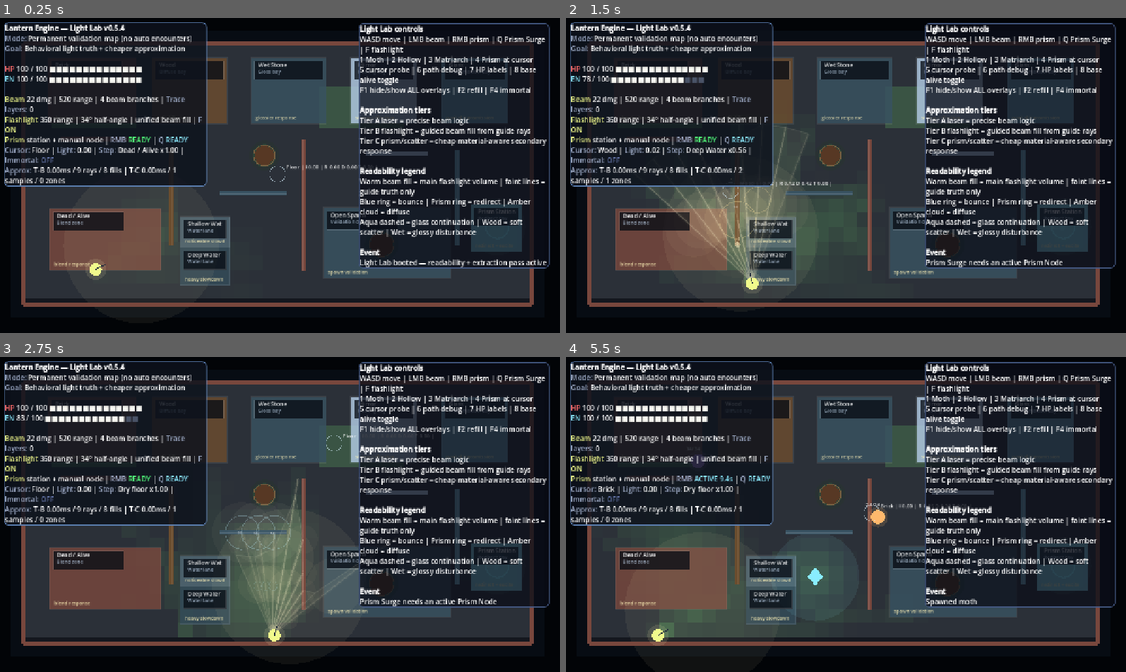
Above: before the commit, frames 1-4 (two rows, left to right).
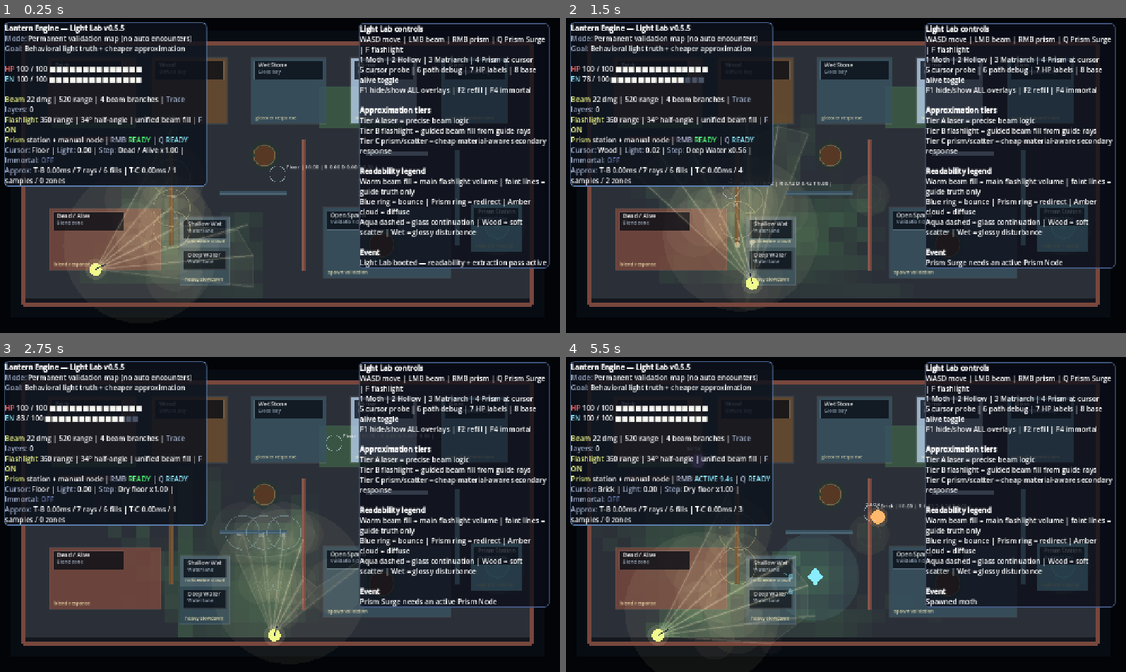
Above: after the commit, the same moments.

Repository: Nopppa/lantern-engine
Game: Godot game, scene res://scenes/main.tscn
The game is run twice, just before and just after one commit, with the same random seed, the same clock (stepped at 60 frames per second) and the same inputs.
Inputs (mouse positions are in pixels of both pictures, inside the frame that each line leads up to):
- Up to frame 1 (0.25 s): no input
- Up to frame 2 (1.5 s): tap Enter (ui_accept) at 0.5, 0.77 s; move the mouse to (969, 159) at 0.52 s; hold D (move_right) 0.53-1.28 s; click (969, 159) at 0.6 s; move the mouse to (728, 191) at 1.27 s; hold S (move_down) from 1.28 s (still down); tap Q (cast_prism_surge) at 1.35 s
- Up to frame 3 (2.75 s): tap Enter (ui_accept) at 1.52, 2 s; move the mouse to (336, 442) at 2.02 s; release S (move_down) at 2.03 s; hold D (move_right) from 2.03 s (still down); tap E (interact) at 2.1 s
- Up to frame 4 (5.5 s): move the mouse to (818, 577) at 2.77 s; release D (move_right) at 2.78 s; hold R (grant_upgrade) 2.78-3.53 s; right-click (818, 577) at 2.85 s; tap Enter (ui_accept) at 3.02, 3.77, 4.52 s; move the mouse to (1014, 561) at 3.52 s; hold A (move_left) 3.53-5.03 s; tap Q (quick_refill) at 3.6 s; move the mouse to (672, 464) at 4.27 s; tap 2 (spawn_hollow) at 4.35 s; move the mouse to (874, 514) at 5.02 s; hold S (move_down) from 5.03 s (still down); tap 1 (spawn_moth) at 5.1 s

The runs differ from the first frame. In frame 1, 3.6% of the frame differs, in the area x 13-46%, y 2-86%; in frame 2, 0.7%; in frame 3, 0.7%; in frame 4, 3.5%.

Commit message:
v0.5.5 light stability and spill fixes

Diff:
--- a/scripts/gameplay/flashlight_visuals.gd
+++ b/scripts/gameplay/flashlight_visuals.gd
@@ -4,12 +4,14 @@
 const LightApproximation = preload("res://scripts/gameplay/light_approximation.gd")
 const LightResponseModel = preload("res://scripts/gameplay/light_response_model.gd")
 const LightSurfaceResolver = preload("res://scripts/gameplay/light_surface_resolver.gd")
+const LightStability = preload("res://scripts/gameplay/light_stability.gd")
 
 static func build_visual_trace(lab) -> Dictionary:
 	if not lab.flashlight_on:
 		return {"segments": [], "zones": [], "debug_points": [], "fills": [], "perf": {}}
 	var config := LightApproximation.config_for_source("flashlight")
 	var ray_count: int = int(config.get("guide_rays", 9))
+	var previous_frontier: Dictionary = lab.approx_flashlight_frontier
 	var max_bounces: int = 1
 	var segments: Array = []
 	var zones: Array = []
@@ -96,46 +98,55 @@
 				})
 			if material_id == "wood":
 				var scatter_dir: Vector2 = Vector2(response["reflect_dir"]).lerp(direction, 0.68).normalized()
-				segments.append({
-					"a": hit_point,
-					"b": hit_point + scatter_dir * remaining * 0.18,
-					"intensity": intensity * 0.12,
-					"kind": "scatter",
-					"material_id": material_id,
-					"bounce_index": bounce_index + 1,
-					"sample": t
-				})
+				var scatter_segment := LightSurfaceResolver._clip_secondary_branch(lab, hit_point, scatter_dir, remaining * 0.18, material_id, false)
+				if not scatter_segment.is_empty():
+					segments.append({
+						"a": scatter_segment["a"],
+						"b": scatter_segment["b"],
+						"intensity": intensity * 0.12,
+						"kind": "scatter",
+						"material_id": material_id,
+						"bounce_index": bounce_index + 1,
+						"sample": t
+					})
 			elif material_id == "wet":
-				segments.append({
-					"a": hit_point,
-					"b": hit_point + Vector2(response["reflect_dir"]) * remaining * 0.20,
-					"intensity": intensity * 0.11,
-					"kind": "disturb",
-					"material_id": material_id,
-					"bounce_index": bounce_index + 1,
-					"sample": t
-				})
+				var wet_segment := LightSurfaceResolver._clip_secondary_branch(lab, hit_point, Vector2(response["reflect_dir"]), remaining * 0.20, material_id, false)
+				if not wet_segment.is_empty():
+					segments.append({
+						"a": wet_segment["a"],
+						"b": wet_segment["b"],
+						"intensity": intensity * 0.11,
+						"kind": "disturb",
+						"material_id": material_id,
+						"bounce_index": bounce_index + 1,
+						"sample": t
+					})
 			elif material_id == "mirror":
-				segments.append({
-					"a": hit_point,
-					"b": hit_point + Vector2(response["reflect_dir"]) * remaining * 0.26,
-					"intensity": intensity * 0.18,
-					"kind": "reflect",
-					"material_id": material_id,
-					"bounce_index": bounce_index + 1,
-					"sample": t
-				})
+				var mirror_segment := LightSurfaceResolver._clip_secondary_branch(lab, hit_point, Vector2(response["reflect_dir"]), remaining * 0.26, material_id, false)
+				if not mirror_segment.is_empty():
+					segments.append({
+						"a": mirror_segment["a"],
+						"b": mirror_segment["b"],
+						"intensity": intensity * 0.18,
+						"kind": "reflect",
+						"material_id": material_id,
+						"bounce_index": bounce_index + 1,
+						"sample": t
+					})
 			var continued: bool = false
 			if float(response["transmission"]) * intensity > float(response["branch_min"]):
-				segments.append({
-					"a": hit_point,
-					"b": hit_point + Vector2(response["transmit_dir"]) * remaining * float(response["branch_range_scale"]),
-					"intensity": intensity * float(response["transmission"]),
-					"kind": "transmit",
-					"material_id": material_id,
-					"bounce_index": bounce_index,
-					"sample": t
-				})
+				var transmit_segment := LightSurfaceResolver._clip_secondary_branch(lab, hit_point, Vector2(response["transmit_dir"]), remaining * float(response["branch_range_scale"]), material_id, true)
+				if not transmit_segment.is_empty():
+					segments.append({
+						"a": transmit_segment["a"],
+						"b": transmit_segment["b"],
+						"intensity": intensity * float(response["transmission"]),
+						"kind": "transmit",
+						"material_id": material_id,
+						"bounce_index": bounce_index,
+						"sample": t,
+						"blocked": transmit_segment.get("blocked", false)
+					})
 				direction = Vector2(response["transmit_dir"]).normalized()
 				origin = hit_point + direction * lab.BEAM_OFFSET
 				intensity *= float(response["transmission"])
@@ -151,7 +162,11 @@
 			if not continued:
 				break
 		primary_frontier.append(frontier_point)
+	primary_frontier = LightStability.smooth_frontier(lab.player_pos, primary_frontier, previous_frontier, float(config.get("envelope_smoothing", 0.35)))
 	fills = _build_beam_fills(lab.player_pos, primary_frontier, config)
+	var new_frontier: Dictionary = {}
+	for i in range(primary_frontier.size()):
+		new_frontier[LightStability.stable_frontier_key(Vector2(primary_frontier[i]), i)] = primary_frontier[i]
 	return {
 		"segments": segments,
 		"zones": zones,
@@ -161,7 +176,8 @@
 			"guide_rays": ray_count,
 			"traces": trace_count,
 			"fills": fills.size()
-		}
+		},
+		"frontier": new_frontier
 	}
 
 static func _build_beam_fills(origin: Vector2, frontier: Array, config: Dictionary) -> Array:
--- a/scripts/gameplay/light_approximation.gd
+++ b/scripts/gameplay/light_approximation.gd
@@ -21,17 +21,17 @@
 	},
 	TIER_GUIDED: {
 		"label": "Guided approximation",
-		"update_interval": 0.08,
-		"sample_budget": 10,
-		"guide_rays": 9,
-		"envelope_smoothing": 0.38
+		"update_interval": 0.10,
+		"sample_budget": 8,
+		"guide_rays": 7,
+		"envelope_smoothing": 0.44
 	},
 	TIER_SECONDARY: {
 		"label": "Cheap secondary response",
-		"update_interval": 0.12,
-		"sample_budget": 6,
+		"update_interval": 0.16,
+		"sample_budget": 5,
 		"guide_rays": 0,
-		"envelope_smoothing": 0.22
+		"envelope_smoothing": 0.28
 	}
 }
 
--- /dev/null
+++ b/scripts/gameplay/light_stability.gd
@@ -0,0 +1,45 @@
+extends RefCounted
+class_name LightStability
+
+static func stable_surface_key(sample: Dictionary) -> String:
+	var point: Vector2 = Vector2(sample.get("point", Vector2.ZERO))
+	var normal: Vector2 = Vector2(sample.get("normal", Vector2.ZERO))
+	return "%s|%d|%d|%d|%d" % [
+		String(sample.get("material_id", "")),
+		int(round(point.x * 10.0)),
+		int(round(point.y * 10.0)),
+		int(round(normal.x * 100.0)),
+		int(round(normal.y * 100.0))
+	]
+
+static func stable_frontier_key(point: Vector2, index: int) -> String:
+	return "%02d|%d|%d" % [index, int(round(point.x * 10.0)), int(round(point.y * 10.0))]
+
+static func sort_samples(candidates: Array, previous_keys := {}) -> void:
+	candidates.sort_custom(func(a: Dictionary, b: Dictionary) -> bool:
+		var a_score := float(a.get("score", 0.0))
+		var b_score := float(b.get("score", 0.0))
+		var a_key := stable_surface_key(a)
+		var b_key := stable_surface_key(b)
+		var a_prev := int(previous_keys.get(a_key, 1_000_000))
+		var b_prev := int(previous_keys.get(b_key, 1_000_000))
+		if absf(a_score - b_score) > 0.0005:
+			return a_score > b_score
+		if a_prev != b_prev:
+			return a_prev < b_prev
+		return a_key < b_key
+	)
+
+static func smooth_frontier(origin: Vector2, frontier: Array, previous_frontier: Dictionary, smoothing: float) -> Array:
+	if frontier.is_empty() or smoothing <= 0.0:
+		return frontier.duplicate()
+	var result: Array = []
+	for i in range(frontier.size()):
+		var point: Vector2 = frontier[i]
+		var key := stable_frontier_key(point, i)
+		var previous: Vector2 = Vector2(previous_frontier.get(key, point))
+		var blended := previous.lerp(point, clampf(1.0 - smoothing, 0.15, 1.0))
+		if blended.distance_to(origin) < 4.0:
+			blended = origin + (point - origin).normalized() * min(origin.distance_to(point), 4.0)
+		result.append(blended)
+	return result
--- a/scripts/gameplay/light_surface_resolver.gd
+++ b/scripts/gameplay/light_surface_resolver.gd
@@ -6,6 +6,7 @@
 const LightResponseModel = preload("res://scripts/gameplay/light_response_model.gd")
 const LightQuery = preload("res://scripts/gameplay/light_query.gd")
 const LightLabCollision = preload("res://scripts/gameplay/light_lab_collision.gd")
+const LightStability = preload("res://scripts/gameplay/light_stability.gd")
 
 static func cast_beam(lab, target: Vector2) -> void:
 	if lab.beam_timer > 0.0:
@@ -49,7 +50,7 @@
 	var source_index := 0
 	var sampled_targets := 0
 	for source in _environment_sources(lab):
-		for sample in _surface_samples_for_source(lab, source):
+		for sample in _surface_samples_for_source(lab, source, lab.approx_secondary_sample_order):
 			sampled_targets += 1
 			var response := LightResponseModel.response(String(sample["material_id"]), String(source["source_type"]), float(sample["intensity"]), Vector2(source["direction"]), Vector2(sample["normal"]))
 			var hit_point: Vector2 = sample["point"]
@@ -67,29 +68,35 @@
 			if float(response["reflectivity"]) * float(sample["intensity"]) > float(response["branch_min"]):
 				var reflect_dir: Vector2 = Vector2(response["reflect_dir"])
 				var reflect_len := float(source["range"]) * float(response["branch_range_scale"]) * (0.62 + float(response["reflectivity"]) * 0.28)
-				secondary_segments.append({
-					"a": hit_point,
-					"b": hit_point + reflect_dir * reflect_len,
-					"intensity": float(sample["intensity"]) * float(response["reflectivity"]),
-					"material_id": material_id,
-					"source_type": source["source_type"],
-					"kind": "reflect",
-					"layer": 1,
-					"source_index": source_index
-				})
+				var reflect_segment := _clip_secondary_branch(lab, hit_point, reflect_dir, reflect_len, material_id, false)
+				if not reflect_segment.is_empty():
+					secondary_segments.append({
+						"a": reflect_segment["a"],
+						"b": reflect_segment["b"],
+						"intensity": float(sample["intensity"]) * float(response["reflectivity"]),
+						"material_id": material_id,
+						"source_type": source["source_type"],
+						"kind": "reflect",
+						"layer": 1,
+						"source_index": source_index,
+						"blocked": reflect_segment.get("blocked", false)
+					})
 			if float(response["transmission"]) * float(sample["intensity"]) > float(response["branch_min"]):
 				var transmit_dir: Vector2 = Vector2(response["transmit_dir"])
 				var transmit_len := float(source["range"]) * float(response["branch_range_scale"])
-				secondary_segments.append({
-					"a": hit_point,
-					"b": hit_point + transmit_dir * transmit_len,
-					"intensity": float(sample["intensity"]) * float(response["transmission"]),
-					"material_id": material_id,
-					"source_type": source["source_type"],
-					"kind": "transmit",
-					"layer": 2,
-					"source_index": source_index
-				})
+				var transmit_segment := _clip_secondary_branch(lab, hit_point, transmit_dir, transmit_len, material_id, true)
+				if not transmit_segment.is_empty():
+					secondary_segments.append({
+						"a": transmit_segment["a"],
+						"b": transmit_segment["b"],
+						"intensity": float(sample["intensity"]) * float(response["transmission"]),
+						"material_id": material_id,
+						"source_type": source["source_type"],
+						"kind": "transmit",
+						"layer": 2,
+						"source_index": source_index,
+						"blocked": transmit_segment.get("blocked", false)
+					})
 			debug_points.append({
 				"point": hit_point,
 				"material_id": material_id,
@@ -142,7 +149,7 @@
 		})
 	return sources
 
-static func _surface_samples_for_source(lab, source: Dictionary) -> Array:
+static func _surface_samples_for_source(lab, source: Dictionary, previous_keys: Dictionary) -> Array:
 	var candidates: Array = []
 	for surface: Dictionary in lab.surface_segments:
 		var sample := _sample_segment_from_source(lab, source, surface)
@@ -152,13 +159,13 @@
 		var patch_sample := _sample_patch_from_source(lab, source, patch)
 		if not patch_sample.is_empty():
 			candidates.append(patch_sample)
-	candidates.sort_custom(func(a: Dictionary, b: Dictionary) -> bool:
-		return float(a.get("score", 0.0)) > float(b.get("score", 0.0))
-	)
+	LightStability.sort_samples(candidates, previous_keys)
 	var budget := int(LightApproximation.config_for_source(String(source.get("source_type", "prism"))).get("sample_budget", 6))
-	if budget <= 0 or candidates.size() <= budget:
-		return candidates
-	return candidates.slice(0, budget)
+	if budget > 0 and candidates.size() > budget:
+		candidates = candidates.slice(0, budget)
+	for i in range(candidates.size()):
+		previous_keys[LightStability.stable_surface_key(candidates[i])] = i
+	return candidates
 
 static func _sample_segment_from_source(lab, source: Dictionary, surface: Dictionary) -> Dictionary:
 	var a: Vector2 = surface["a"]
@@ -184,15 +191,18 @@
 
 static func _sample_patch_from_source(lab, source: Dictionary, patch: Dictionary) -> Dictionary:
 	var rect: Rect2 = patch["rect"]
+	var source_origin: Vector2 = Vector2(source["origin"])
 	var point: Vector2 = rect.get_center().clamp(rect.position + Vector2(12, 12), rect.end - Vector2(12, 12))
-	var visibility: float = lab._visibility_between(Vector2(source["origin"]), point)
+	point.x = clampf(source_origin.x, rect.position.x + 12.0, rect.end.x - 12.0)
+	point.y = clampf(source_origin.y, rect.position.y + 12.0, rect.end.y - 12.0)
+	var visibility: float = lab._visibility_between(source_origin, point)
 	if visibility <= 0.0:
 		return {}
 	var intensity: float = LightQuery.flashlight_intensity(Vector2(source["origin"]), Vector2(source["direction"]), point, …(249 unchanged characters)…
 	intensity *= visibility
 	if intensity <= 0.06:
 		return {}
-	var normal := (point - Vector2(source["origin"])).normalized()
+	var normal := (point - source_origin).normalized()
 	if normal == Vector2.ZERO:
 		normal = Vector2.UP
 	return {
@@ -200,7 +210,29 @@
 		"normal": normal,
 		"material_id": patch["material_id"],
 		"intensity": intensity,
-		"score": intensity / max(8.0, Vector2(source["origin"]).distance_to(point))
+		"score": intensity / max(8.0, source_origin.distance_to(point))
+	}
+
+static func _clip_secondary_branch(lab, origin: Vector2, direction: Vector2, max_distance: float, source_material_id: String, allow_glass_exit: bool) -> Dictionary:
+	var branch_dir := direction.normalized()
+	if branch_dir == Vector2.ZERO or max_distance <= 6.0:
+		return {}
+	var start: Vector2 = origin + branch_dir * lab.BEAM_OFFSET
+	var hit: Dictionary = _closest_hit(lab, start, branch_dir, max_distance)
+	if hit.is_empty():
+		return {"a": start, "b": start + branch_dir * max_distance, "blocked": false}
+	var hit_material := String(hit.get("material_id", "brick"))
+	if allow_glass_exit and hit_material == source_material_id and hit_material == "glass":
+		start = Vector2(hit["point"]) + branch_dir * lab.BEAM_OFFSET
+		hit = _closest_hit(lab, start, branch_dir, max_distance)
+		if hit.is_empty():
+			return {"a": start, "b": start + branch_dir * max_distance, "blocked": false}
+	return {
+		"a": start,
+		"b": Vector2(hit["point"]),
+		"blocked": true,
+		"block_material_id": hit_material,
+		"block_kind": String(hit.get("hit_kind", "block"))
 	}
 
 static func _trace_ray(lab, ray: Dictionary, queue: Array) -> void:
--- a/scripts/light_lab_scene.gd
+++ b/scripts/light_lab_scene.gd
@@ -11,7 +11,7 @@
 const FlashlightVisuals = preload("res://scripts/gameplay/flashlight_visuals.gd")
 const LightApproximation = preload("res://scripts/gameplay/light_approximation.gd")
 
-const LAB_LABEL := "Light Lab v0.5.4"
+const LAB_LABEL := "Light Lab v0.5.5"
 const CELL_SIZE := 32.0
 const PROBE_RADIUS := 18.0
 
@@ -30,6 +30,8 @@
 var dead_alive_cells: Array = []
 var approx_refresh_timer := 999.0
 var approx_state := {}
+var approx_flashlight_frontier := {}
+var approx_secondary_sample_order := {}
 var perf_snapshot := {
 	"secondary": {},
 	"flashlight": {},
@@ -75,6 +77,10 @@
 		prism_stations.append(prism_station.duplicate(true))
 	for trunk: Dictionary in layout.get("tree_trunks", []):
 		tree_trunks.append(trunk.duplicate(true))
+	approx_state = {}
+	approx_flashlight_frontier = {}
+	approx_secondary_sample_order = {}
+	approx_refresh_timer = 999.0
 
 func _input(event: InputEvent) -> void:
 	DebugActions.handle_key_input(self, event)
@@ -116,14 +122,6 @@
 	if beam_pulse_timer <= 0.0 and not beam_segments.is_empty():
 		beam_segments.clear()
 		beam_debug_hits.clear()
-	diffuse_zones.clear()
-	secondary_light_segments.clear()
-	secondary_light_zones.clear()
-	secondary_debug_points.clear()
-	flashlight_visual_segments.clear()
-	flashlight_visual_zones.clear()
-	flashlight_visual_debug_points.clear()
-	flashlight_visual_fills.clear()
 	approx_refresh_timer += delta
 	_refresh_light_approximations_if_needed()
 	energy = min(max_energy, energy + energy_regen * delta)
@@ -163,6 +161,7 @@
 		flashlight_visual_zones = flashlight_visuals.get("zones", [])
 		flashlight_visual_debug_points = flashlight_visuals.get("debug_points", [])
 		flashlight_visual_fills = flashlight_visuals.get("fills", [])
+		approx_flashlight_frontier = flashlight_visuals.get("frontier", {})
 		perf_snapshot["flashlight"] = flashlight_visuals.get("perf", {})
 		perf_snapshot["tier_b_ms"] = (Time.get_ticks_usec() - t1) / 1000.0
 	if tier_b_due or tier_c_due:
@@ -227,6 +226,8 @@
 	flashlight_on = true
 	_build_light_lab()
 	approx_state = {}
+	approx_flashlight_frontier = {}
+	approx_secondary_sample_order = {}
 	approx_refresh_timer = 999.0
 	last_event = "Light Lab reset"
 
Not shown, added: scripts/gameplay/light_stability.gd.uid
Not shown, changed: CHANGELOG.md
Not shown, changed: README.md
Not shown, changed: VERSION
Not shown, changed: docs/code-map.md
Not shown, changed: docs/devlog.md
Not shown, changed: docs/light_lab_runtime_boundary.md
Not shown, changed: docs/roadmap/current-state.md
